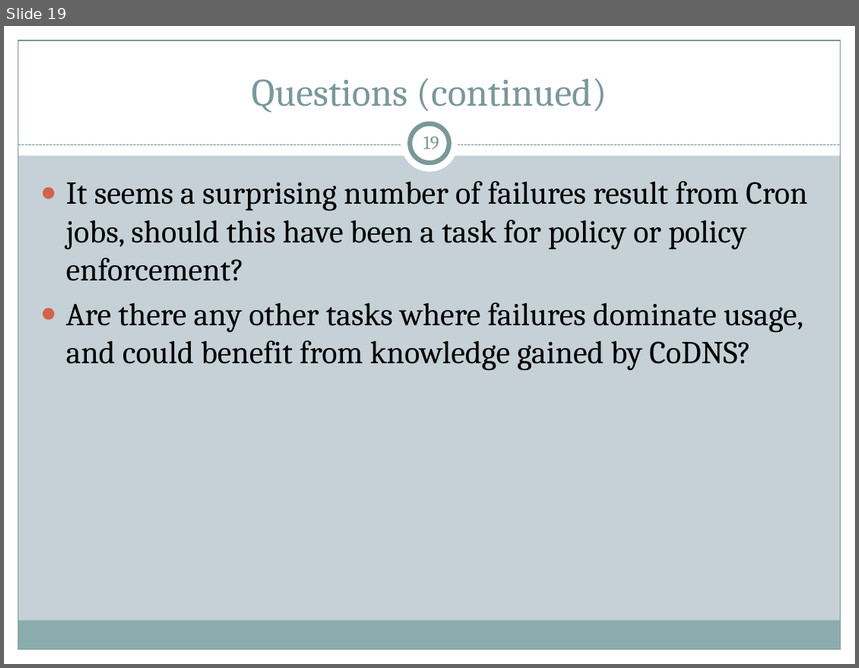
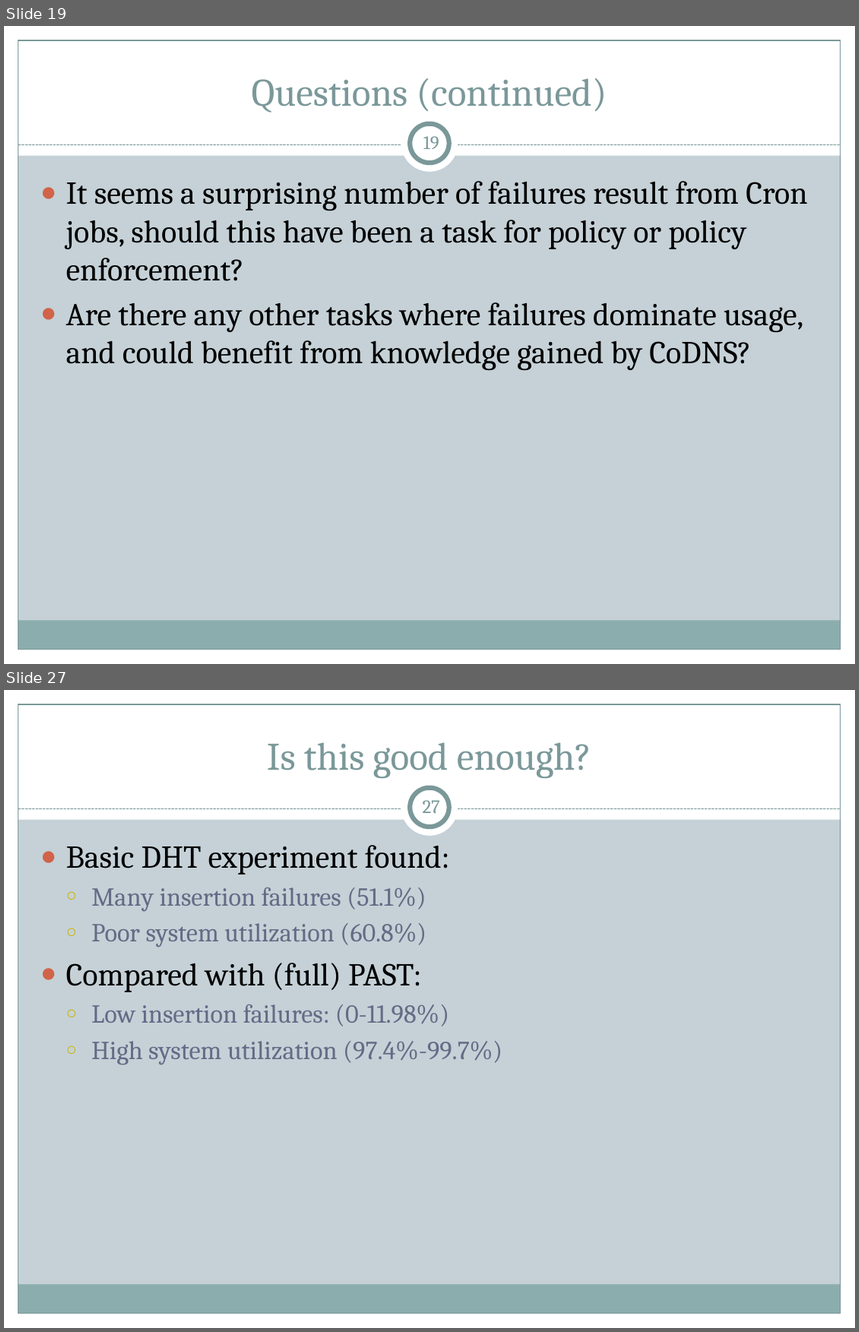
Before and after one commit to cs525-koala/documents, a slide deck: p2p/P2P Apps.pptx. Shown one above the other, each under a label of ours: slide 19 before the commit, slides 19 and 27 after it; the slides between them are not shown. The pictures are 859x668 and 859x1332 pixels, drawn with LibreOffice and Linux fonts; fonts in the diff are those of the drawing. Boxes give left, top, right and bottom in pixels: in the first picture for what was removed or moved away, otherwise in the second. Text is boxed around its words. In the diff, an @@ line names an element or a change of style, - is before the commit and + after.

Commit message:
presentation: work on migrating PAST slides over; add pastry review

```diff
--- a/p2p/P2P Apps.pptx
+++ b/p2p/P2P Apps.pptx
@@ slide 27 added at box(4, 690, 855, 1328), background #C5D1D7; not listed: 9 template elements that a slide beside it also shows @@
@@ title added at box(267, 742, 591, 778), 33 pt, text #7C999A @@
+Is this good enough?
@@ page number added at box(423, 800, 440, 813), 16 pt, text #7C999A @@
+27
@@ text added at box(66, 845, 503, 1065), 22 pt, text #646B86 @@
+● Basic DHT experiment found:
+  ○ Many insertion failures (51.1%)
+  ○ Poor system utilization (60.8%)
+● Compared with (full) PAST:
+  ○ Low insertion failures: (0-11.98%)
+  ○ High system utilization (97.4%-99.7%)
```
Also in this commit, not shown: 8 other slides added.
